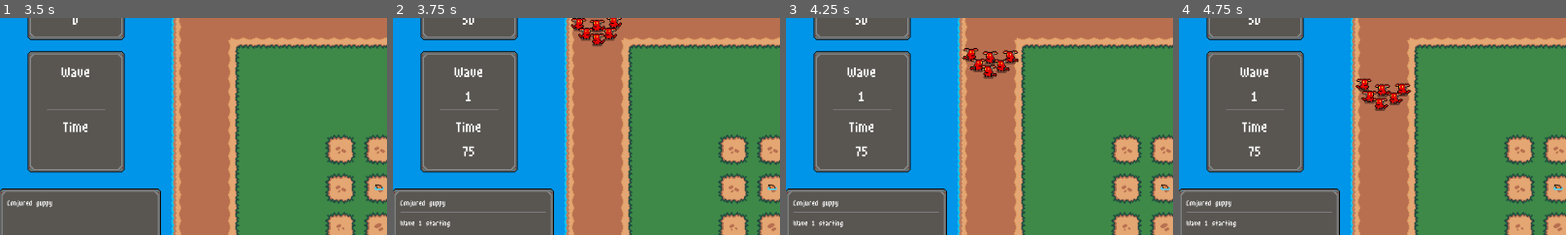
Above: before the commit, frames 1-4 (left to right).
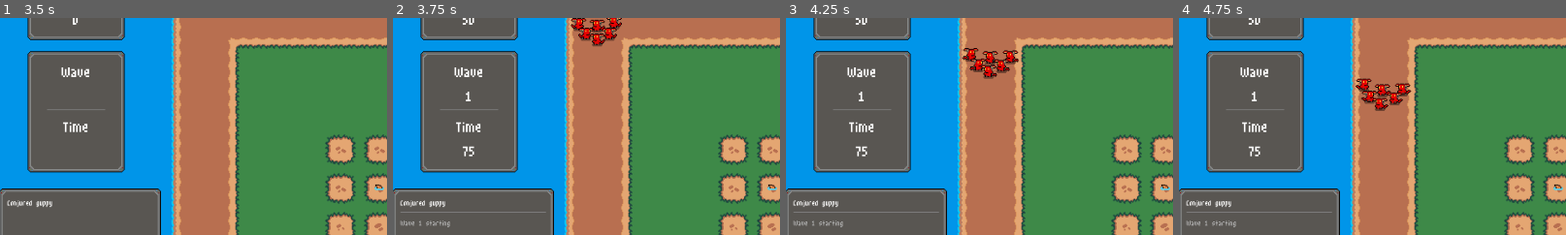
Above: after the commit, the same moments.

Repository: Rowan-Maynor/conjure
Game: Godot game, scene res://scenes/game.tscn
The game is run twice, just before and just after one commit, with the same random seed, the same clock (stepped at 60 frames per second) and the same inputs.
Inputs (mouse positions are % of the whole screen's width and height, from its top left):
- Up to frame 1 (3.5 s): click "Merge" at 0.5 s; click (98, 27) at 1.25 s; click (98, 36) at 2 s; click "T1" at 2.75 s
- Up to frame 2 (3.75 s): click "Start Game" at 3.5 s
- Up to frame 3 (4.25 s): no input
- Up to frame 4 (4.75 s): click "Merge" at 4.25 s
The pictures show only the part of the screen within x 1-51%, y 11-61%; the shares and areas given below are measured in that part.

Frame 1 is identical in both runs. In frame 2, 0.1% of the frame differs, in the area x 2-15%, y 93-97%; in frame 3, 0.1%; in frame 4, 0.1%.

Commit message:
Status messages now use color coding

Diff:
--- a/scripts/game.gd
+++ b/scripts/game.gd
@@ -143,7 +143,7 @@
 
 func spawn_wave():
 	if(waves_remaining == wave_data.wave_count):
-		add_status_message("Wave " + str(wave) + " starting")
+		add_status_message("Wave " + str(wave) + " starting", Color.hex(0xafafafff))
 	wave_ui_value.text = str(wave)
 	var spawn_areas = get_tree().get_root().get_node("game/enemy_spawn_areas").get_children()
 	for spawn_point in spawn_areas:
@@ -202,7 +202,7 @@
 			instance.recipe_data = load(unit_recipe_path).duplicate()
 			var spawn_point = find_open_spawn_point()
 			if(spawn_point == null):
-				add_status_message("No free space")
+				add_status_message("No free space", Color.hex(0xff3e3eff))
 			else:
 				instance.position = spawn_point.global_position
 				get_tree().get_root().get_node("game").get_node("player_units").add_child(instance)
@@ -238,7 +238,7 @@
 	if($enemy_units.get_child_count() == 0):
 		$wave_time.stop()
 		wave_time = 10
-		add_status_message("Break (10s)")
+		add_status_message("Break (10s)", Color.hex(0xafafafff))
 		time_ui_value.text = str(wave_time)
 		$wait_time.start()
 	elif(wave_time > 0):
@@ -248,15 +248,15 @@
 		$wave_time.stop()
 		var remaining_enemies = $enemy_units
 		lives -= remaining_enemies.get_child_count()
-		add_status_message("lives -" + str(remaining_enemies.get_child_count()))
+		add_status_message("lives -" + str(remaining_enemies.get_child_count()), Color.hex(0xff3e3eff))
 		lives_ui_value.text = str(lives)
 		for enemy in remaining_enemies.get_children():
 			enemy.die()
 		if(lives <= 0):
-			add_status_message("You lose")
+			add_status_message("You lose", Color.hex(0xff3e3eff))
 		if(lives > 0):
 			wave_time = 10
-			add_status_message("Break (10s)")
+			add_status_message("Break (10s)", Color.hex(0xafafafff))
 			$wait_time.start()
 
 
@@ -271,7 +271,7 @@
 func next_wave():
 	wave += 1
 	if(wave > wave_max):
-		add_status_message("You win")
+		add_status_message("You win", Color.hex(0xfffd7aff))
 		return
 	wave_time = 75
 	time_ui_value.text = str(wave_time)
@@ -294,9 +294,10 @@
 			mana += 1
 			mana_ui_value.text = str(mana)
 
-func add_status_message(message):
+func add_status_message(message, color = Color.hex(0xffffffff)):
 	var label = Label.new()
-	label.set("theme_override_font_sizes/font_size", 16)
+	label.add_theme_font_size_override("font_size", 16)
+	label.set("theme_override_colors/font_color", color)
 	label.text = message
 	label.set_autowrap_mode(TextServer.AUTOWRAP_WORD)
 	var separator = HSeparator.new()
--- a/scripts/spawn_t1.gd
+++ b/scripts/spawn_t1.gd
@@ -26,14 +26,14 @@
 		instance.recipe_data = load(unit_recipe_path).duplicate()
 		var spawn_point = find_open_spawn_point(spawn_areas)
 		if(spawn_point == null):
-			get_tree().get_root().get_node("game").add_status_message("No free space")
+			get_tree().get_root().get_node("game").add_status_message("No free space", Color.hex(0xff3e3eff))
 		else:
 			instance.position = spawn_point.global_position
 			get_tree().get_root().get_node("game").get_node("player_units").add_child(instance)
 			get_tree().get_root().get_node("game").add_status_message("Conjured " + instance.unit_data.type)
 			emit_signal("spend_mana", 5)
 	else:
-		get_tree().get_root().get_node("game").add_status_message("Not enough mana")
+		get_tree().get_root().get_node("game").add_status_message("Not enough mana", Color.hex(0xff3e3eff))
 func find_open_spawn_point(spawn_areas):
 	for area in spawn_areas:
 		var units = area.has_overlapping_bodies()
